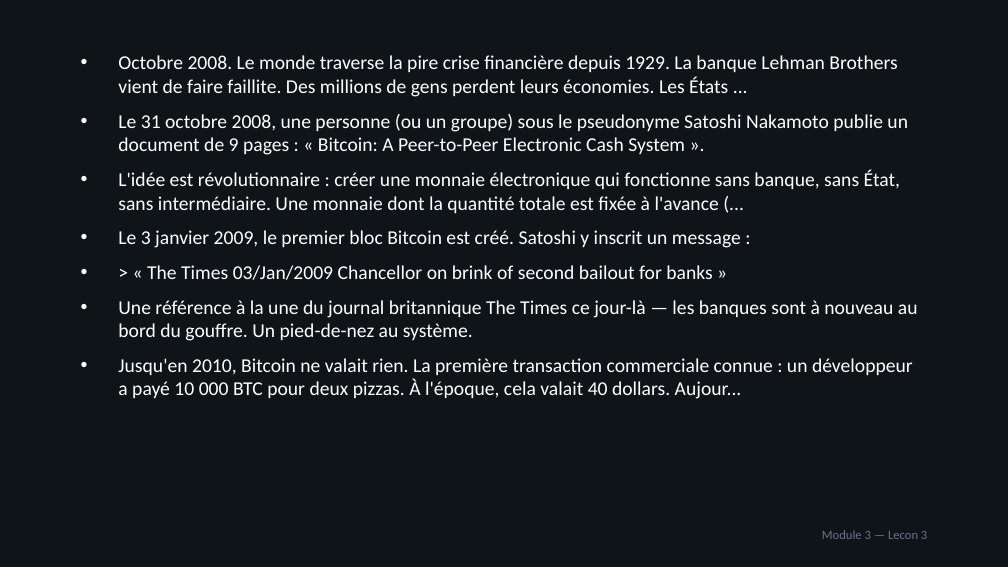
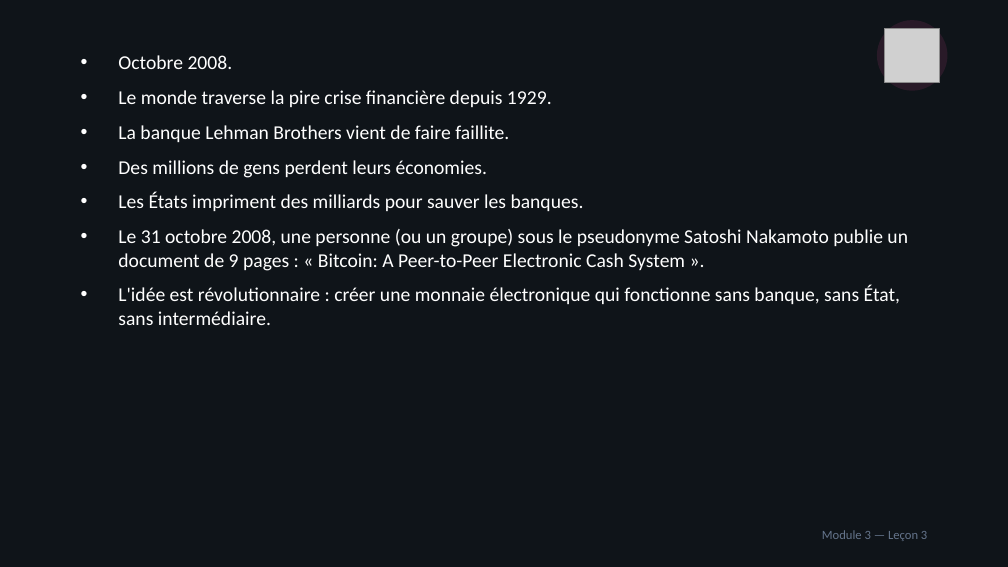
Before and after one commit to ooble27/acheter-tether-avec-terex, a slide deck: slide 14 of public/course-materials/pptx/Module-03-Premiers-pas-pratiques.pptx (slide 13 before the commit). Drawn at 1008x567 pixels with LibreOffice and Linux fonts; fonts in the diff are those of the drawing; grey boxes stand for pictures. Boxes give left, top, right and bottom in pixels: in the first picture for what was removed or moved away, otherwise in the second. Text is boxed around its words. In the diff, an @@ line names an element or a change of style, - is before the commit and + after.

```diff
--- a/public/course-materials/pptx/Module-03-Premiers-pas-pratiques.pptx
+++ b/public/course-materials/pptx/Module-03-Premiers-pas-pratiques.pptx
@@ ellipse added at [877, 20, 948, 91], fill #EC4899 at 12% opacity @@
@@ picture added at [885, 28, 939, 83] @@
@@ text at [118, 55, 584, 211]: text changed @@
-• Octobre 2008. Le monde traverse la pire crise financière depuis 1929. La banque Lehman Brothers vient de faire faillite. Des millions de gens perdent leurs économies. Les États ...
+• Octobre 2008.
+• Le monde traverse la pire crise financière depuis 1929.
+• La banque Lehman Brothers vient de faire faillite.
+• Des millions de gens perdent leurs économies.
+• Les États impriment des milliards pour sauver les banques.
@@ text at [118, 285, 900, 325]: text changed @@
-• L'idée est révolutionnaire : créer une monnaie électronique qui fonctionne sans banque, sans État, sans intermédiaire. Une monnaie dont la quantité totale est fixée à l'avance (...
-• Le 3 janvier 2009, le premier bloc Bitcoin est créé. Satoshi y inscrit un message :
-• > « The Times 03/Jan/2009 Chancellor on brink of second bailout for banks »
-• Une référence à la une du journal britannique The Times ce jour-là — les banques sont à nouveau au bord du gouffre. Un pied-de-nez au système.
-• Jusqu'en 2010, Bitcoin ne valait rien. La première transaction commerciale connue : un développeur a payé 10 000 BTC pour deux pizzas. À l'époque, cela valait 40 dollars. Aujour...
+• L'idée est révolutionnaire : créer une monnaie électronique qui fonctionne sans banque, sans État, sans intermédiaire.
```
Also in this commit, not shown: 18 other slides changed, 2 slides added, 23 other files.
